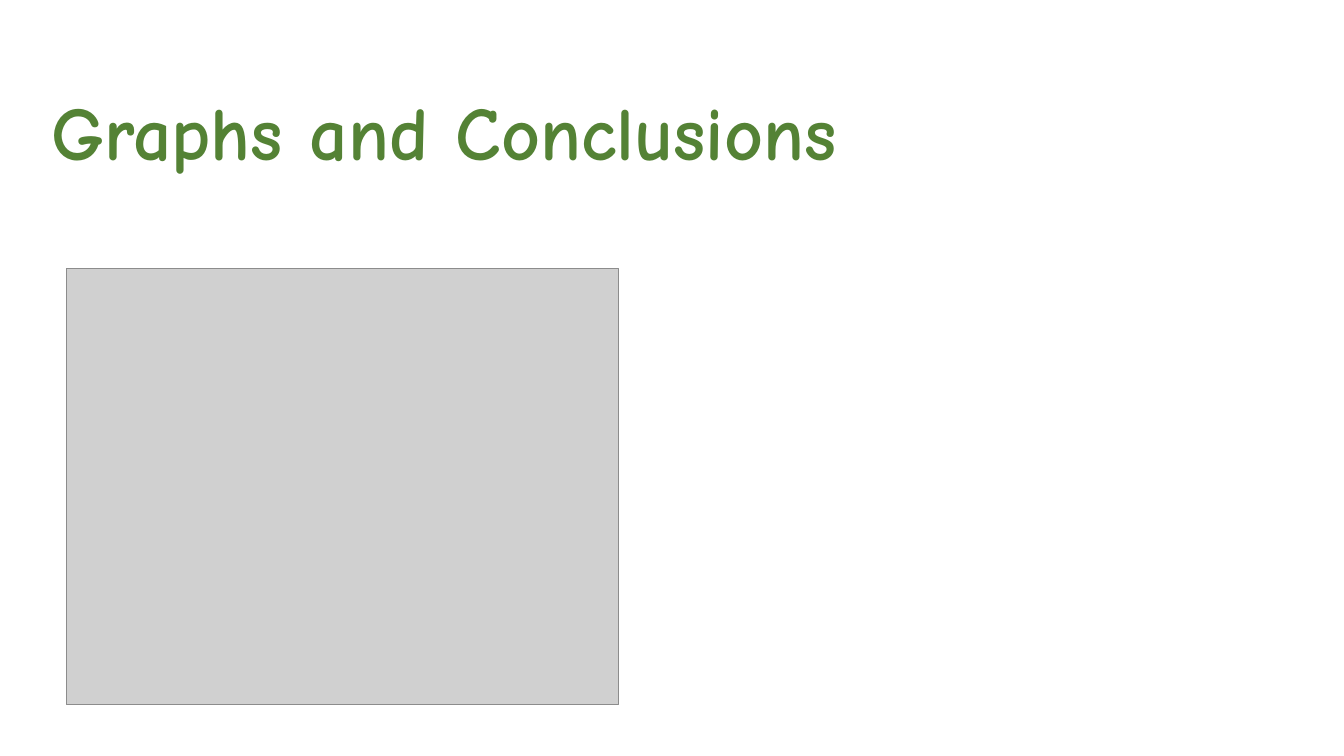
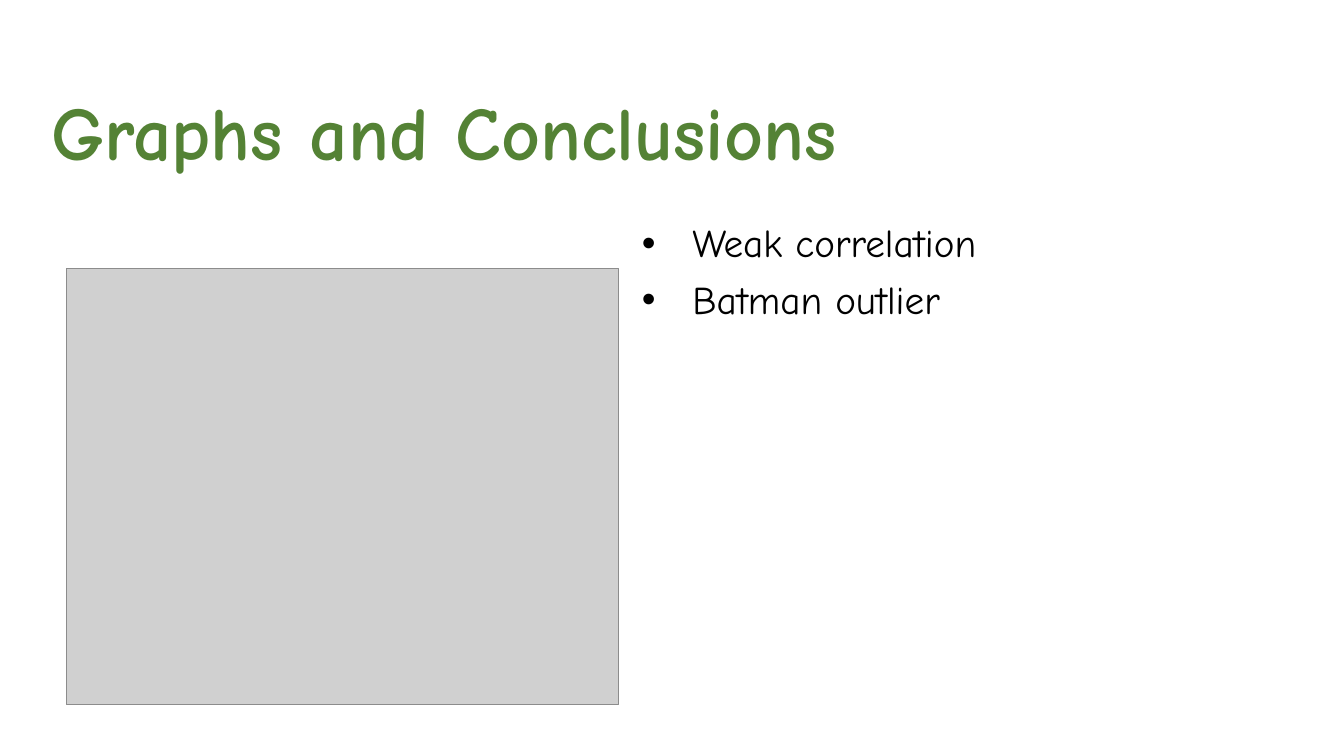
Before and after one commit to kyraha/project-one, a slide deck: slide 7 of WorstSuperhero-updated.pptx. Drawn at 1344x756 pixels with LibreOffice and Linux fonts; fonts in the diff are those of the drawing; grey boxes stand for pictures; background and template pictures are left out. Boxes give left, top, right and bottom in pixels: in the first picture for what was removed or moved away, otherwise in the second. Text is boxed around its words. In the diff, an @@ line names an element or a change of style, - is before the commit and + after.

```diff
--- a/WorstSuperhero-updated.pptx
+++ b/WorstSuperhero-updated.pptx
@@ text "Weak correlation" at box(692, 230, 976, 315): text colour #FFFFFF to #000000, letter outline none to #000000 0.75 pt, bold off; bullet none to • @@
```
Also in this commit, not shown: 7 other slides changed, 1 slide added, 1 slide removed.
